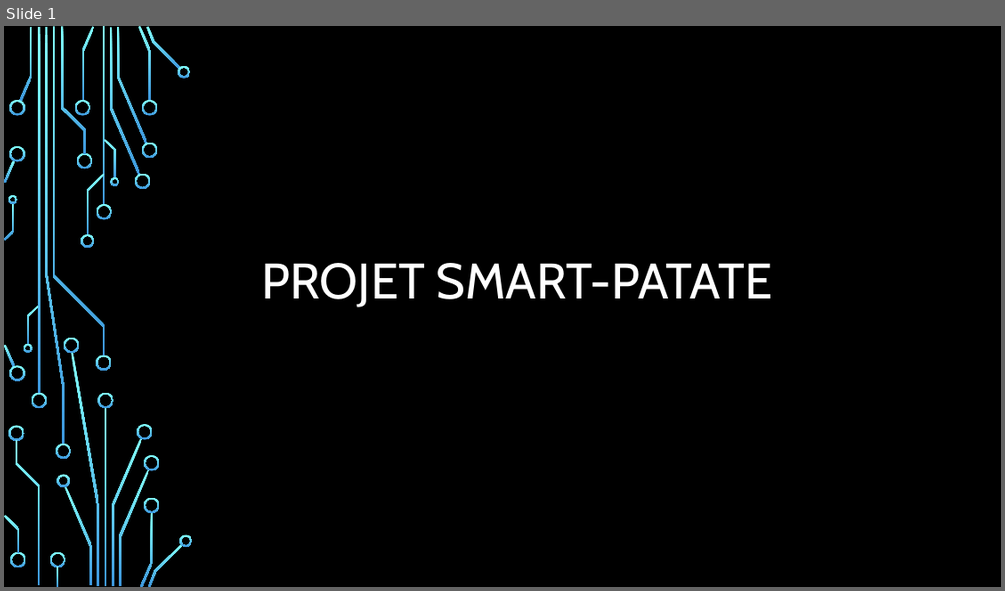
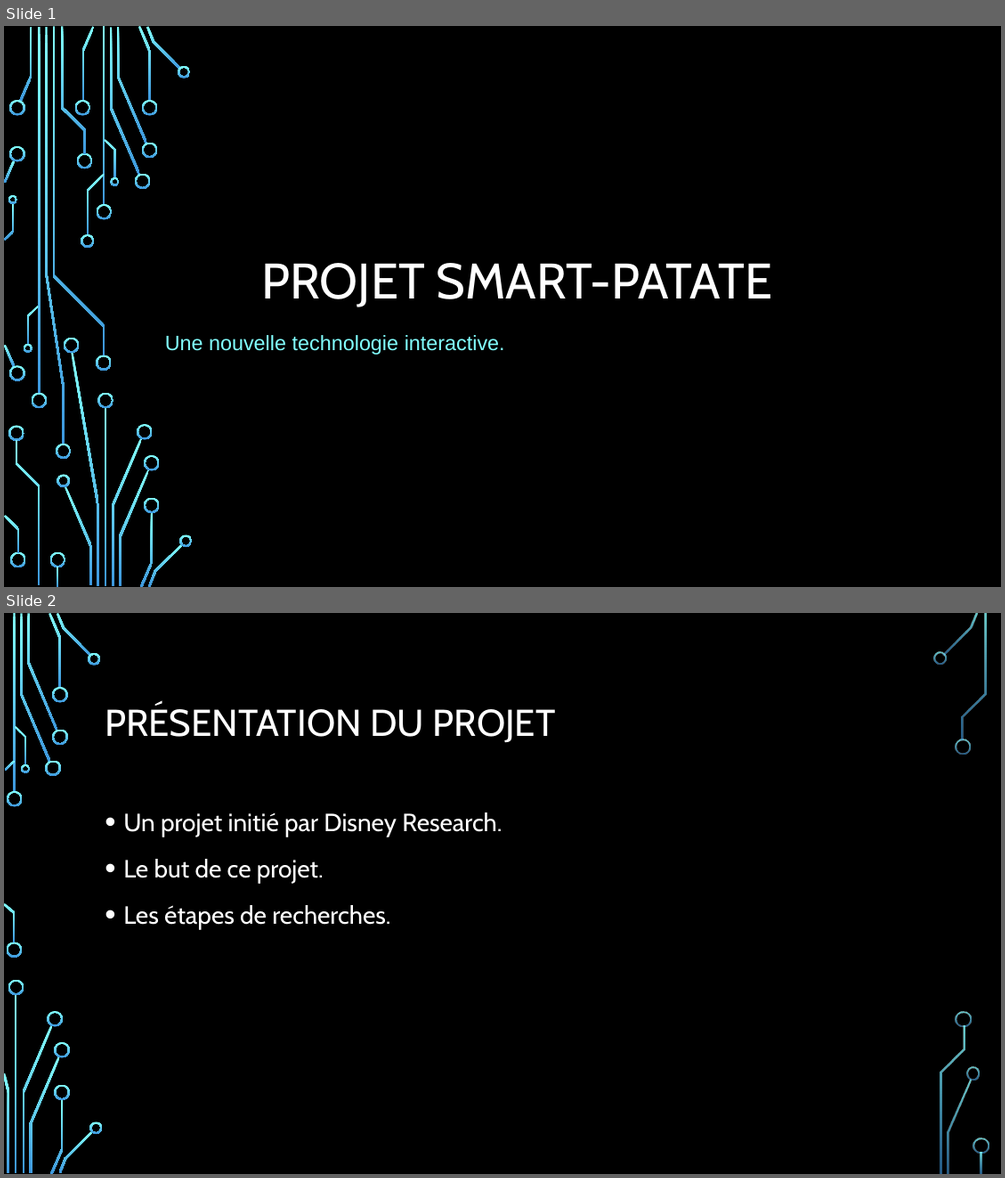
Before and after one commit to AE-L/Projet-SmartPatate, a slide deck: Projet smart-patate.pptx. Shown one above the other, each under a label of ours: slide 1 before the commit, slides 1 and 2 after it. The pictures are 1005x591 and 1005x1178 pixels, drawn with LibreOffice and Linux fonts; fonts in the diff are those of the drawing; background and template pictures are left out. Boxes give left, top, right and bottom in pixels: in the first picture for what was removed or moved away, otherwise in the second. Text is boxed around its words. In the diff, an @@ line names an element or a change of style, - is before the commit and + after.

Commit message:
lien projet

```diff
--- a/Projet smart-patate.pptx
+++ b/Projet smart-patate.pptx
@@ slide 2 added at [4,613,1001,1174], background picture (left out) @@
@@ title added at [105,705,556,743], 36 pt, text #FFFFFF @@
+PRÉSENTATION DU PROJET
@@ text added at [123,812,502,930], 24 pt, text #FFFFFF @@
+• Un projet initié par Disney Research.
+• Le but de ce projet.
+• Les étapes de recherches.
@@ group added at [4,613,989,1174]: 33 freeform shapes, 3 rectangles @@
@@ slide 1 changed as well @@
@@ subtitle added at [165,335,505,354], 20 pt, text #82FFFF @@
+Une nouvelle technologie interactive.
```
Also in this commit, not shown: 1 slide removed.
